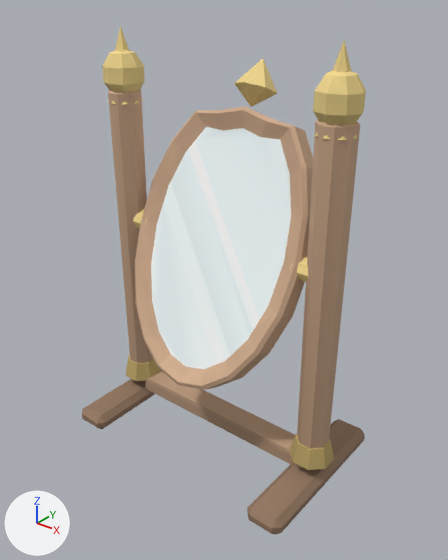
The glTF model assets/models/mirror/mirror.hq.glb: old version first, new version second.
Both versions are drawn from a camera (50 mm lens) standing at (1.011, -1.241, 1.319) and looking at (0.026, -0.009, 0.555). The axes (+X, +Y, +Z) are drawn at lower left. The lights are the same throughout. The picture after the commit comes second. Where no turn or scale is listed for an object, it has been applied to the vertices. Vertices at exactly the same position are counted once.

In view in the first picture: 'mirror'.
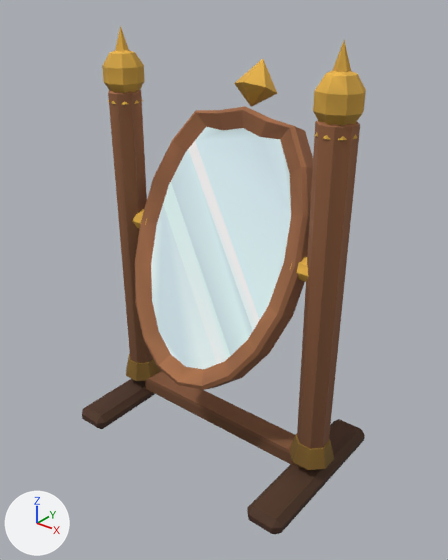
The edits, one by one:
me_mirror has 450 vertices, 836 faces and spans x -0.4..0.4, y -0.25..0.25, z -0.602..0.602.
me_mirror is used by ob_mirror; location (0.0, 0.0, 0.602).
me_mirror part 1: 215 faces centred in x -0.395..0.395, y -0.182..0.165, z -0.539..0.435 are repainted in the vertex colours; the middle colour goes from beige #b99b7c to brown #7c5332.
me_mirror part 2: 222 faces centred in x -0.391..0.391, y -0.141..0.197, z -0.251..0.556 are repainted in the vertex colours; the middle colour goes from yellow #ebd289 to orange #d4a540.
me_mirror part 3: 195 faces centred in x -0.395..0.395, y -0.25..0.25, z -0.602..0.35 are repainted in the vertex colours; the middle colour goes from brown #987c62 to brown #4f321c.
me_mirror part 4: 203 faces centred in x -0.384..0.384, y -0.171..0.181, z -0.453..0.532 are repainted in the vertex colours; the middle colour goes from beige #ceae87 to brown #9e6c3d.

Location of each change, [x1, y1, x2, y2] in pixels of the pictures (448 x 560 px):
part 1 of me_mirror, recoloured (beige to brown)
    both: [108, 92, 360, 470]
part 2 of me_mirror, recoloured
    both: [102, 26, 366, 369]
part 3 of me_mirror, recoloured
    both: [82, 379, 365, 534]
part 4 of me_mirror, recoloured
    both: [104, 81, 362, 450]
